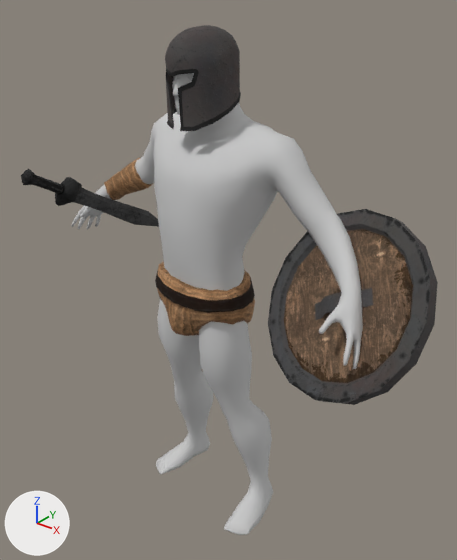
The FBX model Assets/concept/character/gladiator_with_anims.FBX as it was, and as the next commit left it.
Camera for both pictures: a camera (50 mm lens) standing at (1.336, -1.306, 1.838) and looking at (0.04, 0.314, 0.833). The axes (+X, +Y, +Z) are drawn at lower left. The lights are the same throughout. Where no turn or scale is listed for an object, it has been applied to the vertices.

Objects in the first picture: 'helmet_low', 'munequera_low', 'pj_low', 'shield_low', 'subligal_low', 'sword_low'.
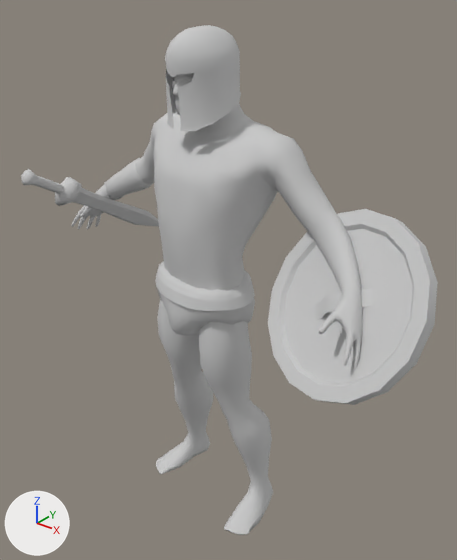
Scene script edits in JSON lines:
```json
{"block": "mat_material__28", "change": "nodes: BsdfPrincipled, NormalMap, OutputMaterial, TexImage x3"}
{"block": "mat_material__28", "change": "uses the picture img_acc_low_defaultmaterial_albedotransparency_png"}
{"block": "mat_material__28", "change": "uses the picture img_acc_low_defaultmaterial_normal_png"}
{"block": "mat_material__28", "change": "uses the picture img_acc_low_defaultmaterial_specularsmoothness_png"}
{"block": "mat_material__28", "change": "nodes: BsdfPrincipled, OutputMaterial"}
{"block": "mat_material__28", "change": "colours: light grey #cacaca"}
{"block": "mat_material__27", "change": "nodes: BsdfPrincipled, NormalMap, OutputMaterial, TexImage x3"}
{"block": "mat_material__27", "change": "uses the picture img_glad_low_material__4_albedotransparency_png"}
{"block": "mat_material__27", "change": "uses the picture img_glad_low_material__4_normal_png"}
{"block": "mat_material__27", "change": "uses the picture img_glad_low_material__4_specularsmoothness_png"}
{"block": "mat_material__27", "change": "nodes: BsdfPrincipled, OutputMaterial"}
{"block": "mat_material__27", "change": "colours: light grey #cacaca"}
```

Location of each change, [x1, y1, x2, y2] in pixels of the pictures (457 x 560 px):
```json
{"object": "shield_low", "change": "surface changed", "before": [268, 209, 438, 405], "after": [268, 209, 438, 405]}
{"object": "helmet_low", "change": "surface changed", "before": [165, 25, 241, 131], "after": [165, 25, 241, 131], "on screen": "black to grey"}
{"object": "subligal_low", "change": "surface changed", "before": [155, 261, 255, 336], "after": [155, 261, 255, 336], "on screen": "brown to grey"}
{"object": "sword_low", "change": "surface changed", "before": [21, 169, 159, 227], "after": [21, 169, 159, 227], "on screen": "black to grey"}
{"object": "munequera_low", "change": "surface changed", "before": [104, 158, 153, 200], "after": [104, 158, 153, 200], "on screen": "brown to grey"}
```
